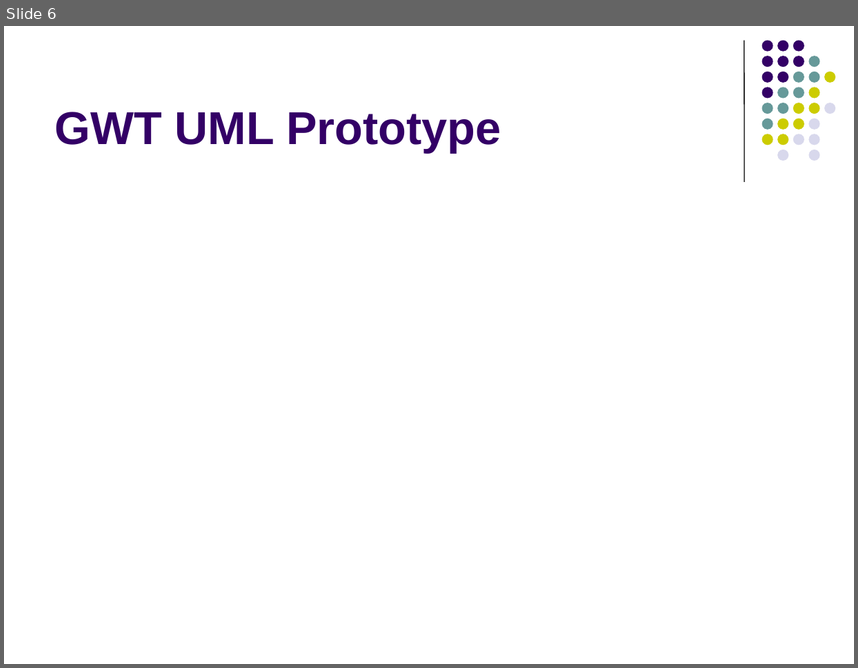
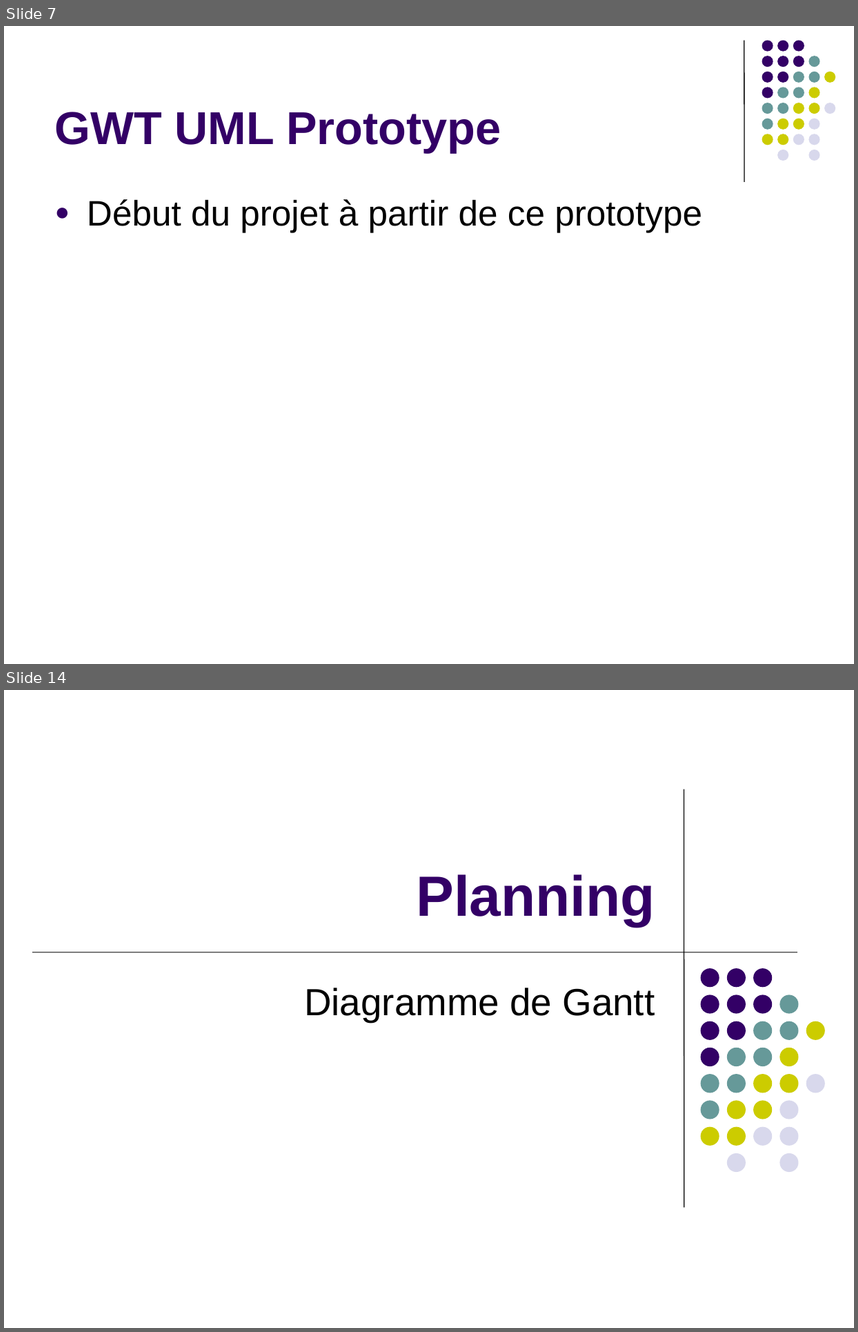
Before and after one commit to raphaelbrugier/gwtuml, a slide deck: wiki/PresentationSoutenanceMiParcours.ppt. Shown one above the other, each under a label of ours: slide 6 before the commit, slides 7 and 14 after it; the slides between them are not shown. The pictures are 858x668 and 858x1332 pixels, drawn with LibreOffice and Linux fonts; fonts in the diff are those of the drawing. Boxes give left, top, right and bottom in pixels: in the first picture for what was removed or moved away, otherwise in the second. Text is boxed around its words. In the diff, an @@ line names an element or a change of style, - is before the commit and + after.

```diff
--- a/wiki/PresentationSoutenanceMiParcours.ppt
+++ b/wiki/PresentationSoutenanceMiParcours.ppt
@@ slide 14 added at [4, 690, 854, 1328], background #FFFFFF @@
@@ line added from (684, 789) to (684, 1207), #000000 0.74 pt @@
@@ title added at [416, 874, 655, 926], 48 pt, text #330066, bold @@
+Planning
@@ line added from (32, 952) to (797, 952), #000000 0.51 pt @@
@@ subtitle added at [304, 987, 655, 1022], 32 pt, text #000000 @@
+Diagramme de Gantt
@@ group added at [700, 968, 825, 1172]: 31 ellipses @@
@@ what was slide 6 is now slide 7 @@
@@ slide 7 changed as well @@
@@ text added at [87, 199, 702, 232], 30 pt, text #000000 @@
+● Début du projet à partir de ce prototype
```
Also in this commit, not shown: 1 other slide changed, 12 other slides added, 7 slides removed, 1 other file.
